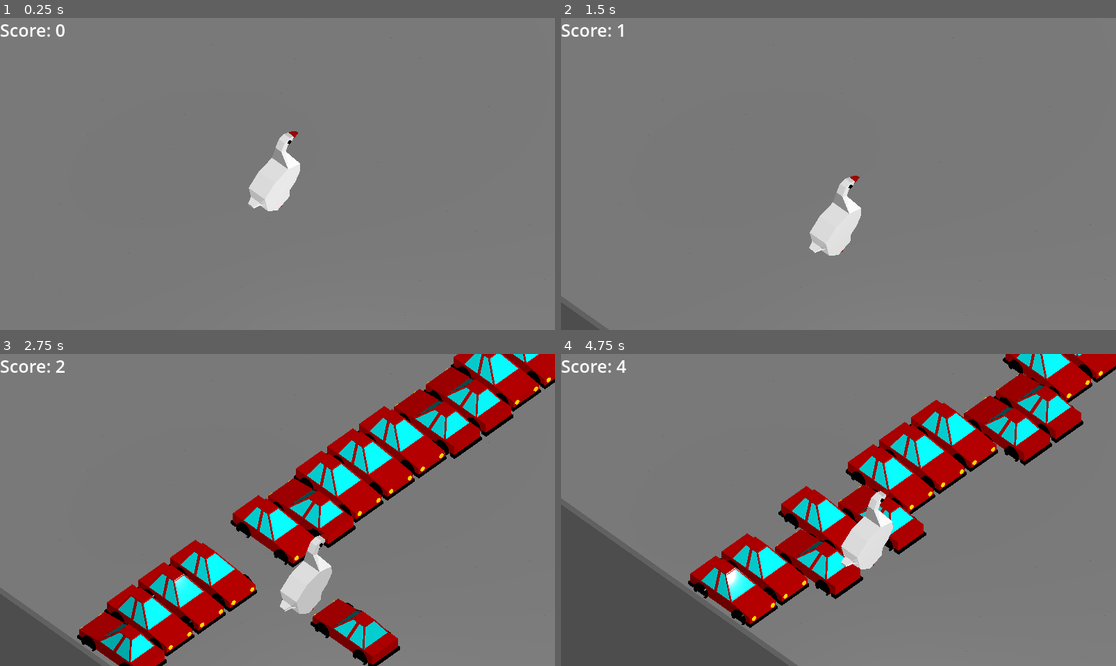
Above: before the commit, frames 1-4 (two rows, left to right).
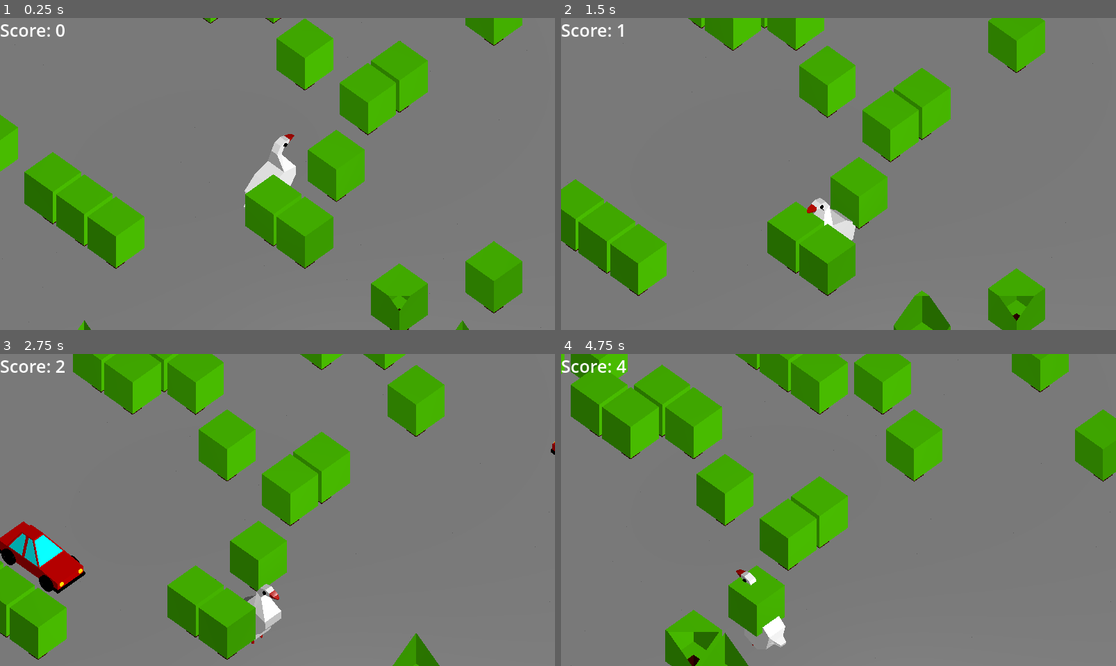
Above: after the commit, the same moments.

Repository: syshotdev/GooseyRoad
Game: Godot game, scene res://main.tscn
Two runs of this game, one before a commit and one after it. Both use one fixed random seed, a clock stepped at 60 frames per second and the inputs below.
Inputs:
- Up to frame 1 (0.25 s): no input
- Up to frame 2 (1.5 s): tap Enter at 0.5 s; hold D (right) 0.53-1.28 s; hold S (backward) from 1.28 s (still down)
- Up to frame 3 (2.75 s): release S (backward) at 2.03 s; hold D (right) from 2.03 s (still down)
- Up to frame 4 (4.75 s): release D (right) at 2.78 s; hold W (forward) 2.78-3.53 s; hold A (left) from 3.53 s (still down)

The runs differ from the first frame. In frame 1, 19% of the frame differs, in the area x 0-99%, y 0-100%; in frame 2, 19%; in frame 3, 40%; in frame 4, 45%, in the area x 0-100%, y 0-100%.
Error before the commit: Invalid access to property or key 'position' on a base object of type 'Nil'. (res://main.gd:41)

Commit message:
Added forest, duck (tries to) collides with trees. Bug where trees not checked sometimes

Diff:
--- a/Objects/car.gd
+++ b/Objects/car.gd
@@ -2,16 +2,65 @@
 
 class_name Car
 
-@export var direction : Vector3
+@export var collisionShape : CollisionShape3D # For turning off collisions
+
+# (Rotates vector based on rotation, as I want it to go locally left not globally left.)
+@onready var direction : Vector3 = Vector3(-1, 0, 0).rotated(Vector3.UP, global_rotation.y)
+
+
+var thingsInDetectionArea : Dictionary # Key: object's collision thing, Value: 0
+var crashed : bool = false
 
 func _ready():
 	# Jumpstart velocity
-	velocity = Constants.carSpeed * direction.rotated(Vector3.UP, global_rotation.y)
+	velocity = Constants.carSpeed * direction
 
 
 func _process(delta):
+	move_and_slide()
+
+	# Do one of these things
+	if(crashed):
+		velocity.y -= ProjectSettings.get_setting("physics/3d/default_gravity") * delta
+	elif(isCollidedWithPlayer()):
+		doCrash()
+	elif(thingsInDetectionArea.size() > 0):
+		brake(delta)
+	else:
+		move(delta)
+
+
+# Checks collision with player, and returns true or false
+func isCollidedWithPlayer() -> bool:
+	# Check whether collided with player
+	for index in get_slide_collision_count():
+		var collision := get_slide_collision(index)
+
+		if(collision.get_collider() is Player):
+			return true
+
+	return false
+
+# Moves in the general direction of left.
+func move(delta : float):
 	# Speed of car, delta, and direction of movement
-	# (Rotates vector based on rotation, as I want it to go locally left not globally left.)
-	velocity += Constants.carSpeed * delta * direction.rotated(Vector3.UP, global_rotation.y)
+	velocity += Constants.carSpeed * delta * direction
 
-	move_and_slide()
+# The point of this function is to lessen the velocity by a braking amount
+func brake(delta : float):
+	velocity = lerp(velocity, Vector3.ZERO, delta * Constants.brakingPower)
+
+# For actually looking like it crashed
+func doCrash():
+	crashed = true
+	# Make collisions with player no longer work
+	collisionShape.disabled = true
+	velocity += direction * Constants.carSpeed #randi_range(Constants.carSpeed, Constants.carSpeed * 5)
+	velocity.y += randi_range(Constants.carSpeed, Constants.carSpeed * 5)
+
+# For keeping track when to brake
+func detectedBodyEntranceInDetectionArea(body):
+	thingsInDetectionArea[body] = 0
+
+func detectedBodyExitInDetectionArea(body):
+	thingsInDetectionArea.erase(body)
--- a/Objects/car.tscn
+++ b/Objects/car.tscn
@@ -4,23 +4,33 @@
 [ext_resource type="PackedScene" uid="uid://bmuesdswidpml" path="res://Models/car.dae" id="2_55hg1"]
 
 [sub_resource type="BoxShape3D" id="BoxShape3D_uxjdn"]
-size = Vector3(6.55947, 3, 3)
+size = Vector3(6.5, 3, 2.8)
 
-[node name="Car" type="CharacterBody3D"]
+[node name="Car" type="CharacterBody3D" node_paths=PackedStringArray("collisionShape")]
 transform = Transform3D(0.3, 0, 0, 0, 0.3, 0, 0, 0, 0.3, 0, 0, 0)
 script = ExtResource("1_38bkv")
-direction = Vector3(-1, 0, 0)
+collisionShape = NodePath("CollisionShape3D")
 
 [node name="car" parent="." instance=ExtResource("2_55hg1")]
 transform = Transform3D(-3.93403e-08, 0, 0.9, 0, 0.9, 0, -0.9, 0, -3.93403e-08, 0, 0, 0)
 
 [node name="CollisionShape3D" type="CollisionShape3D" parent="."]
-transform = Transform3D(1, 0, 0, 0, 1, 0, 0, 0, 1, 0.521799, 0.958034, -0.0314605)
+transform = Transform3D(1, 0, 0, 0, 1, 0, 0, 0, 1, 0.53, 0.8, 0)
 shape = SubResource("BoxShape3D_uxjdn")
 
-[node name="Area3D" type="Area3D" parent="."]
-monitoring = false
+[node name="CarRemovalArea" type="Area3D" parent="."]
 
-[node name="Area" type="CollisionShape3D" parent="Area3D"]
-transform = Transform3D(1, 0, 0, 0, 1, 0, 0, 0, 1, 0.521799, 0.958034, -0.0314605)
+[node name="CollisionShape3D" type="CollisionShape3D" parent="CarRemovalArea"]
+transform = Transform3D(1, 0, 0, 0, 1, 0, 0, 0, 1, 0.53, 0.8, 0)
 shape = SubResource("BoxShape3D_uxjdn")
+
+[node name="BrakingDetectionArea" type="Area3D" parent="."]
+transform = Transform3D(1, 0, 0, 0, 1, 0, 0, 0, 1, -6.5, 0, 0)
+monitorable = false
+
+[node name="CollisionShape3D" type="CollisionShape3D" parent="BrakingDetectionArea"]
+transform = Transform3D(1, 0, 0, 0, 1, 0, 0, 0, 1, 0.5, 0.8, 0)
+shape = SubResource("BoxShape3D_uxjdn")
+
+[connection signal="body_entered" from="BrakingDetectionArea" to="." method="detectedBodyEntranceInDetectionArea"]
+[connection signal="body_exited" from="BrakingDetectionArea" to="." method="detectedBodyExitInDetectionArea"]
--- /dev/null
+++ b/Objects/collisionDetector.gd
@@ -0,0 +1,18 @@
+extends Area3D
+
+# What this means is, when a collision body enters/exits, it calls this.
+# The difference is that we supply what node it's coming from, being "self"
+signal bodyEnteredCircumstances(me, body)
+signal bodyExitedCircumstances(me, body)
+
+func _ready():
+	body_entered.connect(sendBodyEnteredSignal)
+	body_exited.connect(sendBodyExitedSignal)
+
+
+func sendBodyEnteredSignal(body):
+	bodyEnteredCircumstances.emit(self, body)
+
+
+func sendBodyExitedSignal(body):
+	bodyExitedCircumstances.emit(self, body)
--- /dev/null
+++ b/Objects/duck.tscn
@@ -0,0 +1,6 @@
+[gd_scene load_steps=2 format=3 uid="uid://d4d1wnwm0swjn"]
+
+[ext_resource type="PackedScene" uid="uid://box5ejakp8ec8" path="res://Models/duck.dae" id="1_0o3c2"]
+
+[node name="duck" instance=ExtResource("1_0o3c2")]
+transform = Transform3D(-4.37114e-08, 0, -1, 0, 1, 0, 1, 0, -4.37114e-08, 0, 0, 0)
--- /dev/null
+++ b/Objects/forest.gd
@@ -0,0 +1,32 @@
+extends Node3D
+
+@export var treeScene : PackedScene
+@onready var treeSpawningPosition : Node3D = $TreeSpawningPosition
+
+# Called when the node enters the scene tree for the first time.
+func _ready():
+	generateForest(Constants.widthOfMap/2)
+
+
+func generateForest(amountOfTrees):
+	var stripNumbers : Array[int] = []
+	for index in range(Constants.widthOfMap):
+		stripNumbers.append(index)
+
+	if(amountOfTrees > stripNumbers.size()):
+		printerr("Too many trees to plant when not enough space :| ")
+		return
+
+	# Shuffle numbers
+	stripNumbers.shuffle()
+
+	# Go up until amountOfTrees and plant tree at each point
+	for index in range(amountOfTrees):
+		plantTreeAt(stripNumbers[index])
+
+# Plants a tree at a place on strip
+func plantTreeAt(blockPosition : float):
+	var tree := treeScene.instantiate()
+	add_child(tree)
+	tree.position = treeSpawningPosition.position
+	tree.position.x = blockPosition
--- /dev/null
+++ b/Objects/forest.tscn
@@ -0,0 +1,14 @@
+[gd_scene load_steps=4 format=3 uid="uid://dbj68x4qaur2d"]
+
+[ext_resource type="Script" path="res://Objects/forest.gd" id="1_6iwgn"]
+[ext_resource type="PackedScene" uid="uid://cc2mvth3somss" path="res://Objects/road_mesh.tscn" id="1_crdo8"]
+[ext_resource type="PackedScene" uid="uid://b3ysr1hbf2b5o" path="res://Objects/tree.tscn" id="2_fin06"]
+
+[node name="forest" type="Node3D"]
+script = ExtResource("1_6iwgn")
+treeScene = ExtResource("2_fin06")
+
+[node name="RoadMesh" parent="." instance=ExtResource("1_crdo8")]
+
+[node name="TreeSpawningPosition" type="Node3D" parent="."]
+transform = Transform3D(1, 0, 0, 0, 1, 0, 0, 0, 1, 0, 1, 0)
--- a/Objects/mapGenerator.gd
+++ b/Objects/mapGenerator.gd
@@ -5,8 +5,9 @@
 # The basic idea for this class is that there are strips of the map rather than individual blocks.
 # Each strip is either ground or water, and if land, forest, road, or train.
 @export var roadScene : PackedScene
+@export var forestScene : PackedScene
 
-@onready var modules : Array[PackedScene] = [roadScene] # Houses all of the packed scenes for easy shuffling
+@onready var modules : Array[PackedScene] = [roadScene, forestScene] # Houses all of the packed scenes for easy shuffling
 @onready var currentMap : Array = [] # Houses all of the strips for easy access
 @onready var currentStripPosition : int = -Constants.mapStripsBehindPlayer # the id of the current strip (To position one after another)
 
--- a/Objects/player.gd
+++ b/Objects/player.gd
@@ -4,20 +4,42 @@
 
 signal playerMoved(newPos : Vector3)
 
+@export var model : Node3D # Model for making goose look around
+
 @onready var targetPos : Vector3 = global_position
+var directionDetectionArea : Dictionary # Key: direction, Value: detection area
+var detectionAreaThings : Dictionary # Key: detection area, Value: Array or dictionary of things currently in it.
+
+
+func _ready():
+	initializeDetectionAreaVars()
+
+
+func _process(delta):
+	# Smoothly go to target pos
+	position = lerp(position, targetPos, 0.5)
+
 
 func _input(event):
 	# Guard clause to check if keyboard key
 	if not event is InputEventKey:
 		return
 
-	var out := getActionJustVectored()
-	targetPos += out
+	var direction := getActionJustVectored()
+	# If direction is 0, don't move on cause we didn't move
+	if(direction == Vector3.ZERO):
+		return
+
+	rotateGooseInDir(direction) # Rotate to check if colliding
+	if(!isDirectionMovable(direction)):
+		return
+
+	targetPos += direction # Target position
 	playerMoved.emit(position)
 
 
 func getActionJustVectored() -> Vector3:
-	var output : Vector3 = Vector3(0, 0, 0)
+	var output : Vector3 = Vector3.ZERO
 
 	# If going forward, backward, left, right, up, or down, it gives a vector with those.
 	if(Input.is_action_just_pressed("left")):
@@ -33,7 +55,38 @@
 
 	return output
 
+# Checks whether the current direction is a moveable one.
+func isDirectionMovable(direction : Vector3) -> bool:
+	# If we're trying to move in a direction and something blocking, return false
+	var areaWeChecking : Area3D = directionDetectionArea[direction]
+	if(detectionAreaThings[areaWeChecking].size() > 0):
+		return false
 
-func _process(delta):
-	# Smoothly go to target pos
-	position = lerp(position, targetPos, 0.5)
+	return true
+
+# Rotates goose from coordinate
+func rotateGooseInDir(direction : Vector3):
+	model.look_at(position + direction)
+
+# Set up all directions to remember which detection area is in what direction
+func initializeDetectionAreaVars():
+	directionDetectionArea[Vector3(0,0,-1)] = $Forward
+	directionDetectionArea[Vector3(0,0,1)] = $Backward
+	directionDetectionArea[Vector3(1,0,0)] = $Left
+	directionDetectionArea[Vector3(-1,0,0)] = $Right
+
+	for area in directionDetectionArea.values():
+		var dictionary : Dictionary = {}
+		# For area, set empty dictionary for current things in area
+		detectionAreaThings[area] = dictionary
+		area.bodyEnteredCircumstances.connect(detectionAreaEntered)
+		area.bodyExitedCircumstances.connect(detectionAreaExited)
+
+
+# Idk what "body" is (The type, like CharacterBody3D)
+func detectionAreaEntered(area : Area3D, body):
+	# At the area, add body to array of things in it
+	detectionAreaThings[area][body] = 0
+
+func detectionAreaExited(area : Area3D, body):
+	detectionAreaThings[area].erase(body)
--- a/Objects/player.tscn
+++ b/Objects/player.tscn
@@ -1,17 +1,51 @@
-[gd_scene load_steps=4 format=3 uid="uid://clfk2e33kplw3"]
+[gd_scene load_steps=6 format=3 uid="uid://clfk2e33kplw3"]
 
 [ext_resource type="Script" path="res://Objects/player.gd" id="1_di86l"]
 [ext_resource type="PackedScene" uid="uid://box5ejakp8ec8" path="res://Models/duck.dae" id="2_kkexh"]
+[ext_resource type="Script" path="res://Objects/collisionDetector.gd" id="3_7y2dt"]
 
 [sub_resource type="CapsuleShape3D" id="CapsuleShape3D_qe5cu"]
 height = 2.12759
 
-[node name="Player" type="CharacterBody3D"]
+[sub_resource type="BoxShape3D" id="BoxShape3D_rkqlg"]
+size = Vector3(0.5, 0.5, 1)
+
+[node name="Player" type="CharacterBody3D" node_paths=PackedStringArray("model")]
 script = ExtResource("1_di86l")
+model = NodePath("Goose Pivot")
 
 [node name="CollisionShape" type="CollisionShape3D" parent="."]
-transform = Transform3D(1, 0, 0, 0, 1, 0, 0, 0, 1, 0, 0, -0.032)
 shape = SubResource("CapsuleShape3D_qe5cu")
 
-[node name="duck" parent="." instance=ExtResource("2_kkexh")]
+[node name="Goose Pivot" type="Node3D" parent="."]
+
+[node name="Goose" parent="Goose Pivot" instance=ExtResource("2_kkexh")]
 transform = Transform3D(-4.37114e-08, 0, -1, 0, 1, 0, 1, 0, -4.37114e-08, 0, -1, 0)
+
+[node name="Forward" type="Area3D" parent="."]
+script = ExtResource("3_7y2dt")
+
+[node name="CollisionShape3D" type="CollisionShape3D" parent="Forward"]
+transform = Transform3D(1, 0, 0, 0, 1, 0, 0, 0, 1, 0, 0, -1.05)
+shape = SubResource("BoxShape3D_rkqlg")
+
+[node name="Backward" type="Area3D" parent="."]
+script = ExtResource("3_7y2dt")
+
+[node name="CollisionShape3D" type="CollisionShape3D" parent="Backward"]
+transform = Transform3D(-1, 0, -8.74228e-08, 0, 1, 0, 8.74228e-08, 0, -1, 0, 0, 1.05)
+shape = SubResource("BoxShape3D_rkqlg")
+
+[node name="Left" type="Area3D" parent="."]
+script = ExtResource("3_7y2dt")
+
+[node name="CollisionShape3D" type="CollisionShape3D" parent="Left"]
+transform = Transform3D(-4.37114e-08, 0, 1, 0, 1, 0, -1, 0, -4.37114e-08, -1.05, 0, 0)
+shape = SubResource("BoxShape3D_rkqlg")
+
+[node name="Right" type="Area3D" parent="."]
+script = ExtResource("3_7y2dt")
+
+[node name="CollisionShape3D" type="CollisionShape3D" parent="Right"]
+transform = Transform3D(1.19249e-08, 0, -1, 0, 1, 0, 1, 0, 1.19249e-08, 1.05, 0, 0)
+shape = SubResource("BoxShape3D_rkqlg")
--- a/Objects/road.gd
+++ b/Objects/road.gd
@@ -4,7 +4,6 @@
 @export var carScene : PackedScene
 
 @onready var lengthOfRoad = Constants.widthOfMap
-@onready var roadMesh : CSGBox3D = $RoadMesh
 @onready var carSpawningTimer : Timer = $CarSpawningTimer
 @onready var carSpawningPoint : Node3D = $CarSpawningPoint
 @onready var carRemovalArea : Area3D = $CarRemovalArea
@@ -12,10 +11,11 @@
 # Set up road
 func _ready():
 	resizeRoad(lengthOfRoad)
+	randomizeCarTimer()
+	carSpawningTimer.start()
 
 
 func resizeRoad(width : float):
-	roadMesh.size.x = width
 	carSpawningPoint.position.x = width / 2.0 # Make it on right
 	carRemovalArea.position.x = -(width + 4.0) / 2.0 # Make it on left
 
@@ -35,4 +35,9 @@
 
 func carSpawningTimerEnded():
 	spawnCar()
+	randomizeCarTimer()
 	carSpawningTimer.start()
+
+
+func randomizeCarTimer():
+	carSpawningTimer.set_wait_time(randf_range(1, 5))
--- a/Objects/road.tscn
+++ b/Objects/road.tscn
@@ -1,7 +1,8 @@
-[gd_scene load_steps=4 format=3 uid="uid://djyqnndv57eo1"]
+[gd_scene load_steps=5 format=3 uid="uid://djyqnndv57eo1"]
 
 [ext_resource type="PackedScene" uid="uid://beguuue73mcmk" path="res://Objects/car.tscn" id="1_5637j"]
 [ext_resource type="Script" path="res://Objects/road.gd" id="1_kgcql"]
+[ext_resource type="PackedScene" uid="uid://cc2mvth3somss" path="res://Objects/road_mesh.tscn" id="3_qchka"]
 
 [sub_resource type="BoxShape3D" id="BoxShape3D_6eijy"]
 size = Vector3(1, 2, 1)
@@ -10,11 +11,10 @@
 script = ExtResource("1_kgcql")
 carScene = ExtResource("1_5637j")
 
-[node name="RoadMesh" type="CSGBox3D" parent="."]
-size = Vector3(15, 0.2, 1)
+[node name="RoadMesh" parent="." instance=ExtResource("3_qchka")]
 
 [node name="CarSpawningPoint" type="Node3D" parent="."]
-transform = Transform3D(1, 0, 0, 0, 1, 0, 0, 0, 1, 7.5, 0.2, 0)
+transform = Transform3D(1, 0, 0, 0, 1, 0, 0, 0, 1, 7.5, 0.6, 0)
 
 [node name="CarRemovalArea" type="Area3D" parent="."]
 transform = Transform3D(1, 0, 0, 0, 1, 0, 0, 0, 1, -7.5, 0, 0)
@@ -25,7 +25,6 @@
 
 [node name="CarSpawningTimer" type="Timer" parent="."]
 wait_time = 2.0
-autostart = true
 
 [connection signal="area_entered" from="CarRemovalArea" to="." method="carRemovalAreaEntered"]
 [connection signal="timeout" from="CarSpawningTimer" to="." method="carSpawningTimerEnded"]
--- /dev/null
+++ b/Objects/roadMesh.gd
@@ -0,0 +1,5 @@
+extends CSGBox3D
+
+
+func _ready():
+	size.x = Constants.widthOfMap
--- /dev/null
+++ b/Objects/road_mesh.tscn
@@ -0,0 +1,7 @@
+[gd_scene load_steps=2 format=3 uid="uid://cc2mvth3somss"]
+
+[ext_resource type="Script" path="res://Objects/roadMesh.gd" id="1_cifau"]
+
+[node name="RoadMesh" type="CSGBox3D"]
+size = Vector3(15, 0.2, 1)
+script = ExtResource("1_cifau")
--- /dev/null
+++ b/Objects/tree.tscn
@@ -0,0 +1,15 @@
+[gd_scene load_steps=3 format=3 uid="uid://b3ysr1hbf2b5o"]
+
+[ext_resource type="PackedScene" uid="uid://dckrkcc28iub7" path="res://Models/tree.dae" id="1_piyhn"]
+
+[sub_resource type="BoxShape3D" id="BoxShape3D_3i2v3"]
+size = Vector3(0.88, 1.37773, 0.88)
+
+[node name="Tree" type="CharacterBody3D"]
+
+[node name="CollisionShape3D" type="CollisionShape3D" parent="."]
+transform = Transform3D(1, 0, 0, 0, 1, 0, 0, 0, 1, 0, 0.167863, 0)
+shape = SubResource("BoxShape3D_3i2v3")
+
+[node name="tree" parent="." instance=ExtResource("1_piyhn")]
+transform = Transform3D(0.5, 0, 0, 0, 0.5, 0, 0, 0, 0.5, 0, 0, 0)
--- a/constants.gd
+++ b/constants.gd
@@ -4,6 +4,8 @@
 
 const cameraSpeed := 1.0 # Meters per second
 const carSpeed := 10.0 # Meters per second
+const brakingPower := 30 # Controls how fast velocity in car goes to 0, velocity % goes down compoundingly by that much per second.
+# Note: move_and_slide() also makes it slow down.
 
 const blockSize := 1.0 # Meters
 const widthOfMap := blockSize * 20.0 # Width of map in block chunks
--- a/main.tscn
+++ b/main.tscn
@@ -1,14 +1,17 @@
-[gd_scene load_steps=5 format=3 uid="uid://bex08a2uird62"]
+[gd_scene load_steps=6 format=3 uid="uid://bex08a2uird62"]
 
 [ext_resource type="Script" path="res://main.gd" id="1_2sldp"]
 [ext_resource type="PackedScene" uid="uid://clfk2e33kplw3" path="res://Objects/player.tscn" id="1_d4kpf"]
 [ext_resource type="PackedScene" uid="uid://mlaxwejpmr84" path="res://Objects/map_generator.tscn" id="3_4pb7w"]
+[ext_resource type="PackedScene" uid="uid://dbj68x4qaur2d" path="res://Objects/forest.tscn" id="3_h6gyi"]
 
 [sub_resource type="Environment" id="Environment_sks4p"]
 
-[node name="Main" type="Node3D" node_paths=PackedStringArray("mapGenerator")]
+[node name="Main" type="Node3D" node_paths=PackedStringArray("mapGenerator", "cameraOrigin", "player")]
 script = ExtResource("1_2sldp")
 mapGenerator = NodePath("MapGenerator")
+cameraOrigin = NodePath("Camera Yaw Pivot")
+player = NodePath("Player")
 
 [node name="WorldEnvironment" type="WorldEnvironment" parent="."]
 environment = SubResource("Environment_sks4p")
@@ -17,6 +20,7 @@
 transform = Transform3D(0.218798, -0.619793, 0.753647, 0.172802, 0.784766, 0.595216, -0.960347, 0, 0.278807, 0, 5.34271, 0)
 
 [node name="MapGenerator" parent="." instance=ExtResource("3_4pb7w")]
+forestScene = ExtResource("3_h6gyi")
 
 [node name="Player" parent="." instance=ExtResource("1_d4kpf")]
 transform = Transform3D(1, 0, 0, 0, 1, 0, 0, 0, 1, 0, 1, 0)
Not shown, added: Models/tree.dae
Not shown, added: Models/tree.dae.import
